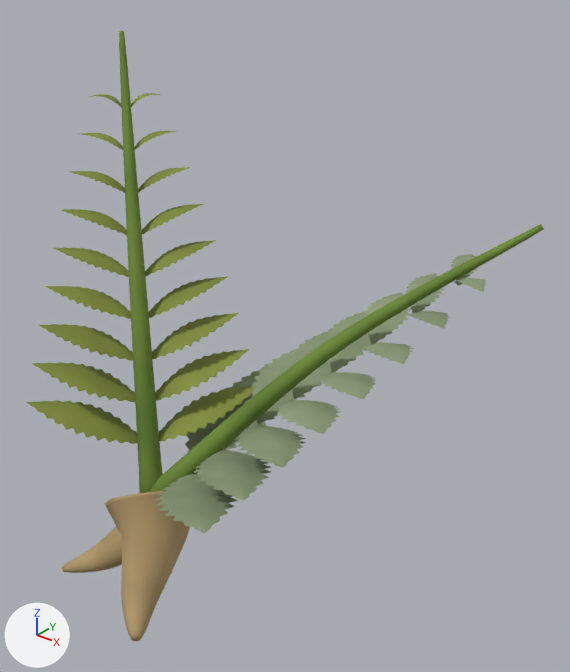
The Blender file models/items/plants/herbs/fir_tree_sprout.blend: old version first, new version second.
Camera for both pictures: a 50 mm lens placed at (0.225, -0.186, 0.324), pointed at (0.047, 0.036, 0.186). The axes (+X, +Y, +Z) are drawn at lower left. The lights are the same throughout. The older version comes first.

Objects in the first picture: 'Herb'.
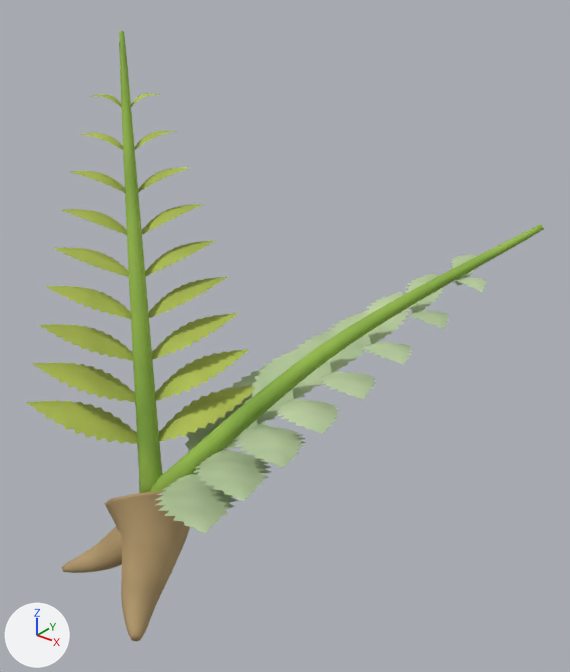
Pixel boxes [x1, y1, x2, y2] of what changed, in the pictures (570 x 672 px):
'Herb', recoloured (lighter)
    both: [26, 31, 544, 533]

Edits to the bpy script that builds the scene:
```text
Change mat_stem:
    where n3 = _N.new('ShaderNodeValToRGB'); n3.name = 'Color Ramp'
    remove n3.color_ramp.elements[0].position = 0.0; n3.color_ramp.elements[0].color = (0.075, 0.15, 0.015, 1.0)
    remove _e = n3.color_ramp.elements.new(1.0); _e.color = (0.22, 0.34, 0.05, 1.0)
    add n3.color_ramp.elements[0].position = 0.0; n3.color_ramp.elements[0].color = (0.142, 0.285, 0.0285, 1.0)
    add _e = n3.color_ramp.elements.new(1.0); _e.color = (0.418, 0.646, 0.095, 1.0)
Change mat_olive:
    where n3 = _N.new('ShaderNodeValToRGB'); n3.name = 'Color Ramp'
    remove n3.color_ramp.elements[0].position = 0.0; n3.color_ramp.elements[0].color = (0.12, 0.15, 0.02, 1.0)
    remove _e = n3.color_ramp.elements.new(1.0); _e.color = (0.32, 0.38, 0.06, 1.0)
    add n3.color_ramp.elements[0].position = 0.0; n3.color_ramp.elements[0].color = (0.228, 0.285, 0.038, 1.0)
    add _e = n3.color_ramp.elements.new(1.0); _e.color = (0.608, 0.722, 0.114, 1.0)
Change mat_grey_green:
    where n3 = _N.new('ShaderNodeValToRGB'); n3.name = 'Color Ramp'
    remove n3.color_ramp.elements[0].position = 0.0; n3.color_ramp.elements[0].color = (0.13, 0.19, 0.1, 1.0)
    remove _e = n3.color_ramp.elements.new(1.0); _e.color = (0.36, 0.43, 0.25, 1.0)
    add n3.color_ramp.elements[0].position = 0.0; n3.color_ramp.elements[0].color = (0.247, 0.361, 0.19, 1.0)
    add _e = n3.color_ramp.elements.new(1.0); _e.color = (0.684, 0.817, 0.475, 1.0)
```
